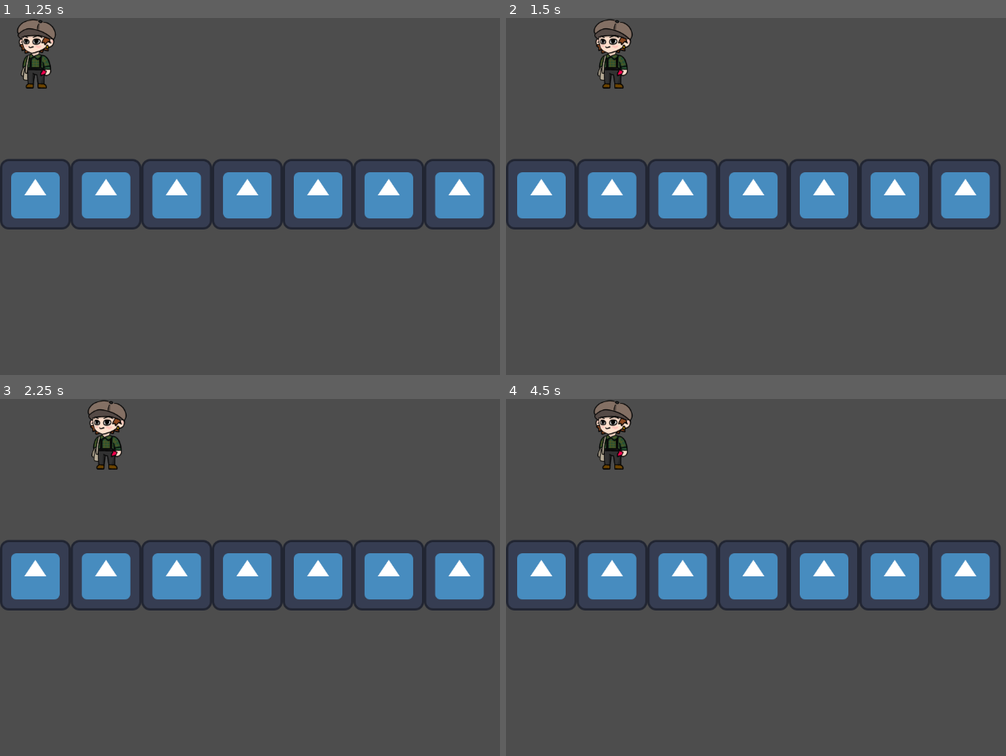
Above: before the commit, frames 1-4 (two rows, left to right).
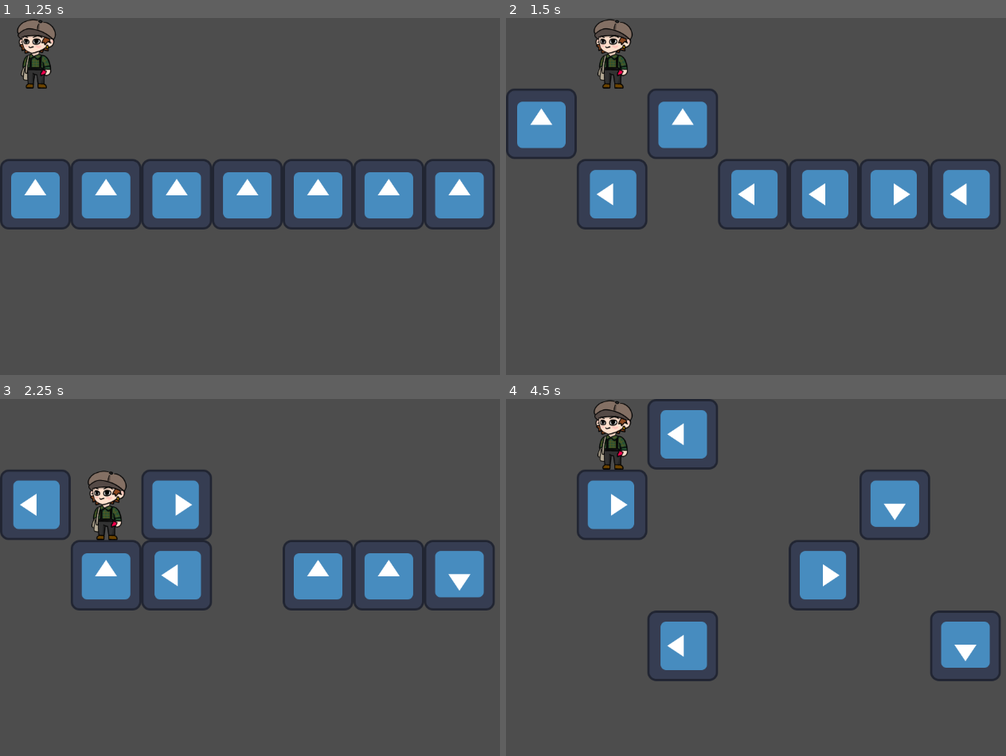
Above: after the commit, the same moments.

Repository: tmttm/2023NOVGAMEJAM
Game: Godot game, scene res://screen/start_scene.tscn
Two runs of this game, one before a commit and one after it. Both use one fixed random seed, a clock stepped at 60 frames per second and the inputs below. The engine's default icon, where the game draws it, is replaced by a stand-in: a white triangle on a blue panel in a dark square.
Inputs:
- Up to frame 1 (1.25 s): click "START GAME" at 0.5 s
- Up to frame 2 (1.5 s): tap Enter at 1.25 s; hold D (right) from 1.28 s (still down)
- Up to frame 3 (2.25 s): tap Space at 2 s; release D (right) at 2.03 s; hold S (down) from 2.03 s (still down)
- Up to frame 4 (4.5 s): tap Enter at 2.75, 4.25 s; release S (down) at 2.78 s; hold D (right) 2.78-3.53 s; tap Space at 3.5 s; hold W (up) 3.53-4.28 s; hold A (left) from 4.28 s (still down)

Frame 1 is identical in both runs. In frame 2, 7.6% of the frame differs, in the area x 0-97%, y 19-60%; in frame 3, 8.9%; in frame 4, 18%, in the area x 0-99%, y 0-80%.

Commit message:
Implement polices random moving

Diff:
--- a/src/police_officer/police_manager.gd
+++ b/src/police_officer/police_manager.gd
@@ -4,7 +4,15 @@
 
 const POLICE_LAYER = 0
 
+var player = null
 var polices = []
+
+var rng = RandomNumberGenerator.new()
+
+var tiles = []
+
+func _ready():
+	rng.seed = 42
 
 func _on_main_scene_onchange_state(state):
 	if state == Constant.STATE_INIT:
@@ -22,13 +30,37 @@
 
 func recognize():
 	# TODO: is in light in player
-	get_parent().emit_signal("next_state")
+	_next_stage()
 
 func move_polices():
-	print(polices)
+	for p in polices:
+		# print(p)
+		var _max = 2 if not p.is_obstacle_in_front(self) else 1
+		var idx = rng.randi_range(0,_max)
+
+		match idx:
+			0:
+				p.turn(true)
+			1:
+				p.turn(false)
+			2:
+				p.move_forward(self)
+
 	# TODO: move polices
+	_next_stage()
 
+func move_cell(from: Vector2i, to:Vector2i):
+	var idx = tiles.find(from)
+	tiles.remove_at(idx)
+	tiles.append(to)
+
+func is_occupied(pos: Vector2i):
+	return pos in tiles
 
 func _on_child_entered_tree(node:Node2D):
 	if node.get_script() == PoliceClass:
 		polices.append(node)
+		tiles.append(local_to_map(node.position))
+
+func _next_stage():
+	get_parent().emit_signal("next_state")
--- a/src/police_officer/police_officer.gd
+++ b/src/police_officer/police_officer.gd
@@ -1,4 +1,44 @@
-extends Sprite2D
+extends Node2D
 
-func _process(delta):
+@onready var sprite = $Sprite2D
+
+var dir = Vector2i.UP
+var is_moving = false
+
+func _ready():
 	pass
+
+func _physics_process(delta):
+	if is_moving  == false:
+		return
+
+	if global_position == sprite.global_position:
+		is_moving = false
+		return
+
+	sprite.global_position = sprite.global_position.move_toward(global_position, 16)
+
+func move_forward(tile_map: TileMap):
+	var map_pos = tile_map.local_to_map(self.position)
+	var front_pos = get_front_pos(tile_map)
+
+	tile_map.move_cell(map_pos, front_pos)
+	is_moving = true
+
+	self.global_position = tile_map.map_to_local(front_pos)
+	sprite.global_position = tile_map.map_to_local(map_pos)
+
+func is_obstacle_in_front(tile_map: TileMap):
+	var front_pos = get_front_pos(tile_map)
+
+	return tile_map.is_occupied(front_pos)
+
+func get_front_pos(tile_map: TileMap):
+	var map_pos = tile_map.local_to_map(self.position)
+
+	return map_pos + dir
+
+func turn(ccw):
+	var _sign = 1 if ccw else -1
+	self.dir = Vector2i(Vector2(dir).rotated(_sign * PI/2))
+	rotate(_sign * PI/2)
--- a/src/police_officer/police_officer.tscn
+++ b/src/police_officer/police_officer.tscn
@@ -3,6 +3,8 @@
 [ext_resource type="Texture2D" uid="uid://br6ixw0pnb8bu" path="res://icon.svg" id="1_b7wng"]
 [ext_resource type="Script" path="res://police_officer/police_officer.gd" id="2_bwqar"]
 
-[node name="PoliceOfficer" type="Sprite2D"]
+[node name="PoliceOfficer" type="Node2D"]
+script = ExtResource("2_bwqar")
+
+[node name="Sprite2D" type="Sprite2D" parent="."]
 texture = ExtResource("1_b7wng")
-script = ExtResource("2_bwqar")
